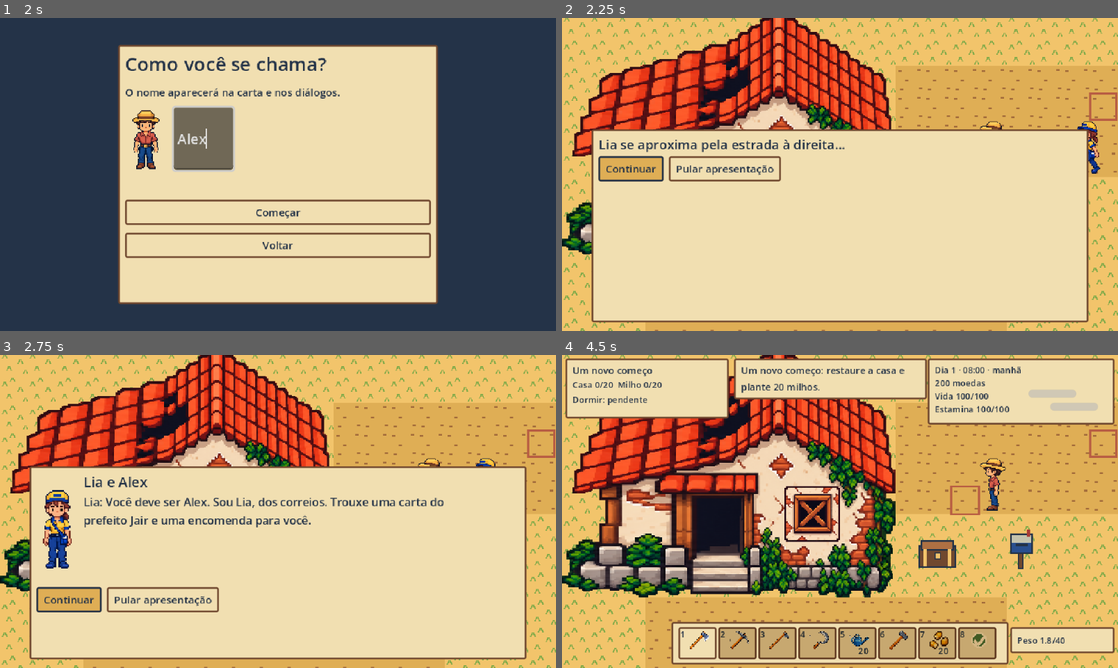
Above: before the commit, frames 1-4 (two rows, left to right).
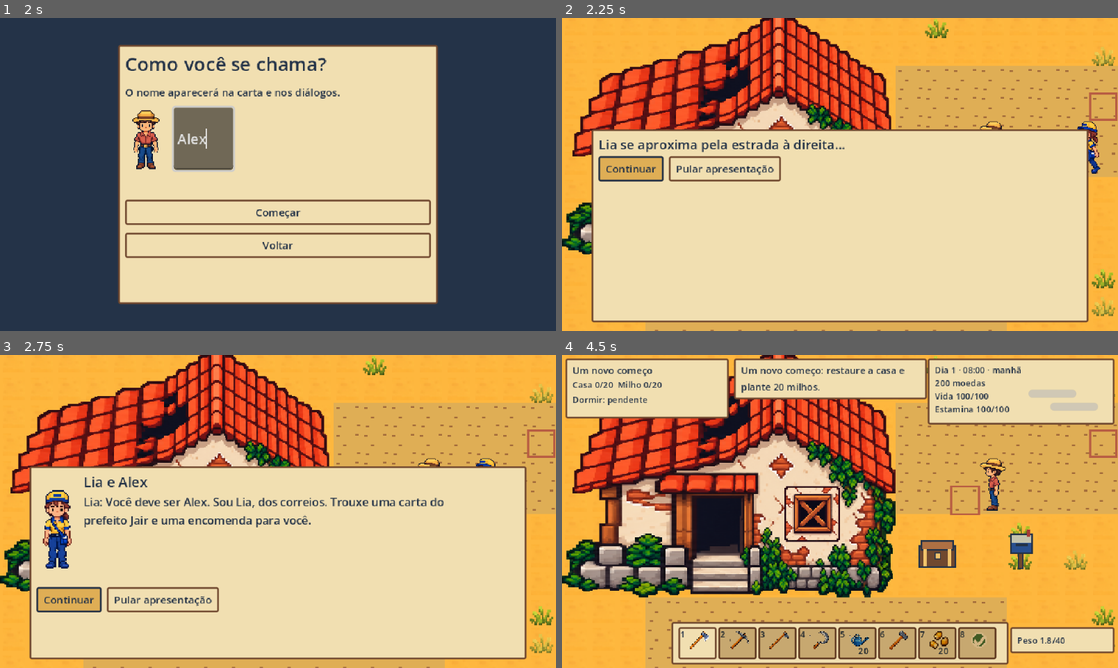
Above: after the commit, the same moments.

Repository: mvasconcelosdefarias01-cyber/Boa-Sorte-Game
Game: Godot game, scene res://main.tscn
Same seed, same stepped clock (60 frames per second), same inputs: the game is played once before the commit and once after it.
Inputs (mouse positions are in pixels of both pictures, inside the frame that each line leads up to):
- Up to frame 1 (2 s): click "Nova partida" at 0.5 s; click (205, 140) at 1.27 s; type "Alex" at 1.35 s
- Up to frame 2 (2.25 s): click "Começar" at 2 s
- Up to frame 3 (2.75 s): no input
- Up to frame 4 (4.5 s): tap Enter at 2.75 s; move the mouse to (962, 495) at 2.77 s; hold Right (ui_right) 2.78-3.5 s; tap 1 at 2.85 s; click (962, 495) at 2.92 s; tap Space at 3.02 s; click "Continuar" at 3.5 s; click "Pular apresentação" at 4.25 s

Frame 1 is identical in both runs. In frame 2, 19% of the frame differs, in the area x 0-100%, y 0-100%; in frame 3, 19%; in frame 4, 21%.

Commit message:
Integrate reference farm vegetation and terrain for stage 4

Diff:
--- a/scripts/game.gd
+++ b/scripts/game.gd
@@ -75,6 +75,7 @@
 var moving_this_frame := false
 var world_mouse_held := false
 var pointer_over_ui := false
+var impact_effects: Array[Dictionary] = []
 
 func _ready() -> void:
  font = ThemeDB.fallback_font
@@ -98,6 +99,7 @@
  food_pending = ""
  auto_save_accumulator = 0.0
  move_weight_accumulator = 0.0
+ impact_effects.clear()
 
 func new_game(player_name: String) -> bool:
  player_name = player_name.strip_edges()
@@ -172,6 +174,9 @@
 
 func _process(delta: float) -> void:
  elapsed += delta
+ for i in range(impact_effects.size()-1,-1,-1):
+  impact_effects[i].time -= delta
+  if impact_effects[i].time <= 0: impact_effects.remove_at(i)
  if not Input.is_mouse_button_pressed(MOUSE_BUTTON_LEFT): world_mouse_held = false
  transition_cooldown = maxf(0.0,transition_cooldown-delta)
  if mode != "PLAY": moving_this_frame = false
@@ -543,6 +548,8 @@
   if ob.kind.begins_with("trash"): cost = 1
   ob.hits -= 1
   if ob.hits <= 0:
+   if ob.kind.begins_with("stone"):
+    impact_effects.append({"id":"props/rock_%s_3" % ob.kind.trim_prefix("stone_"),"at":[p.x,p.y],"time":0.32})
    if ob.kind == "tree" and ob.stage == 3:
     ob.kind = "stump"; ob.hits = 2; ob.maxHits = 2
     drop_object(id,"tree_adult",p)
@@ -1133,6 +1140,7 @@
  if s.mapId == "FARM01":
   draw_farm_crops(false,player.y)
   draw_farm_props(false,player.y)
+  draw_impact_effects()
  if mode == "PLAY" or mode == "BUILD":
   var t = target_tile() if mode == "PLAY" else build_preview_tile
   var valid = action_check(selected_item(),t) == "" if mode == "PLAY" and TOOLS.has(selected_item()) else editor_item != "" and placement_error(editor_item,t,editor_rotation) == "" if mode == "BUILD" else false
@@ -1146,6 +1154,9 @@
 func draw_farm() -> void:
  var first = Vector2i(floori(camera_origin.x/TILE),floori(camera_origin.y/TILE))
  var last = first+Vector2i(21,13)
+ var occupied: Dictionary = {}
+ for id in s.objects:
+  if not s.objects[id].removed: occupied[key(tile_of(s.objects[id].at))] = true
  for y in range(maxi(0,first.y),mini(48,last.y)):
   for x in range(maxi(0,first.x),mini(64,last.x)):
    var p = Vector2i(x,y)
@@ -1162,7 +1173,10 @@
     asset("ground/soil_wet" if s.soil[key(p)].wateredDayId == s.day else "ground/soil_tilled",Vector2(p)*TILE+Vector2(16,32))
    elif (x >= 56 and y >= 9 and y <= 12) or (x >= 47 and x <= 59 and y >= 16 and y <= 18): asset("ground/path",Vector2(p)*TILE+Vector2(16,32))
    elif (x >= 40 and x <= 44 and y >= 22 and y <= 25) or (x >= 8 and x <= 17 and y >= 8 and y <= 15): asset("ground/soil_untilled",Vector2(p)*TILE+Vector2(16,32))
-   else: asset("ground/grass",Vector2(p)*TILE+Vector2(16,32))
+   else:
+    var sand_id = farm_sand_id(p)
+    asset(sand_id,Vector2(p)*TILE+Vector2(16,32))
+    if not occupied.has(key(p)) and farm_grass_clump(p): asset("props/grass_clump_%d" % (terrain_hash(p)%6+1),Vector2(p)*TILE+Vector2(16,32))
    if s.soil.has(key(p)):
     draw_rect(Rect2(Vector2(p)*TILE+Vector2(4,8),Vector2(24,15)),Color("70482f"),false,2)
  # The ruin sprite covers the reserved x8..17, y8..15 footprint.
@@ -1179,15 +1193,45 @@
  for p in [Vector2i(31,0),Vector2i(63,10),Vector2i(38,47)]:
   draw_rect(Rect2(Vector2(p)*TILE,Vector2(30,30)),Color("b85d43"),false,3)
 
+func terrain_hash(p: Vector2i) -> int:
+ return posmod(p.x*92821+p.y*68917+p.x*p.y*257,997)
+
+func farm_sand_id(p: Vector2i) -> String:
+ var patch = posmod(floori(p.x/4.0)*37+floori(p.y/4.0)*53,17)
+ if patch < 5 and terrain_hash(p)%7 < 5: return "ground/sand_variant_%d" % (terrain_hash(p)%3+1)
+ return "ground/grass"
+
+func farm_grass_clump(p: Vector2i) -> bool:
+ if p.x >= 43 and p.x <= 56 and p.y >= 5 and p.y <= 18: return false
+ if p.x >= 39 and p.x <= 45 and p.y >= 21 and p.y <= 26: return false
+ if p.x >= 7 and p.x <= 24 and p.y >= 30 and p.y <= 42: return false
+ var cluster = posmod(floori(p.x/3.0)*71+floori(p.y/3.0)*113,13)
+ return cluster < 3 and terrain_hash(p)%3 == 0
+
 func draw_farm_props(behind_actor: bool,actor_feet_y: float) -> void:
+ var visible: Array[String] = []
  for id in s.objects:
   var ob = s.objects[id]
   if ob.removed: continue
   var behind = (float(ob.at[1])+1.0)*TILE <= actor_feet_y
   if behind != behind_actor: continue
   var pos = Vector2(ob.at[0],ob.at[1])*TILE
-  if pos.x < camera_origin.x-96 or pos.x > camera_origin.x+SIZE.x+96 or pos.y < camera_origin.y-128 or pos.y > camera_origin.y+SIZE.y+96: continue
-  draw_prop(ob,pos)
+  if not prop_visible(prop_asset_id(ob),pos): continue
+  visible.append(id)
+ visible.sort_custom(func(a: String,b: String) -> bool: return int(s.objects[a].at[1]) < int(s.objects[b].at[1]) if int(s.objects[a].at[1]) != int(s.objects[b].at[1]) else a < b)
+ for id in visible: draw_prop(s.objects[id],Vector2(s.objects[id].at[0],s.objects[id].at[1])*TILE)
+
+func prop_visible(id: String,pos: Vector2) -> bool:
+ var size = asset_manifest.get(id,{}).get("size",[96,128])
+ var pivot = asset_manifest.get(id,{}).get("pivot",[48,128])
+ var anchor = pos+Vector2(16,32)
+ var bounds = Rect2(anchor-Vector2(pivot[0],pivot[1]),Vector2(size[0],size[1]))
+ return bounds.intersects(Rect2(camera_origin,Vector2(SIZE)))
+
+func draw_impact_effects() -> void:
+ for effect in impact_effects:
+  var p = tile_of(effect.at)
+  asset(str(effect.id),Vector2(p)*TILE+Vector2(16,32))
 
 func draw_farm_crops(behind_actor: bool,actor_feet_y: float) -> void:
  var visible: Array[Vector2i] = []
@@ -1209,24 +1253,30 @@
  draw_line(center,center+Vector2(0,-height),Color("245e46"),3)
  draw_circle(center+Vector2(0,-height),3+age,Color("4f7838"))
 
-func draw_prop(ob: Dictionary,pos: Vector2) -> void:
+func prop_asset_id(ob: Dictionary) -> String:
  var kind: String = ob.kind
- var id := ""
  match kind:
   "tree","stump":
    var species = ["umbu","juazeiro","catingueira","jurema"][int(ob.get("variant",0))%4]
-   id = "flora/object_tree_%s_%s" % [species,"stump" if kind == "stump" else "stage%d" % (int(ob.stage)+1)]
-  "bush": id = "props/bush_%d" % (int(ob.maxHits)%3+1)
-  "mandacaru": id = "props/mandacaru"
-  "cactus": id = "props/palma"
-  "stone_small": id = "props/rock_small_1"
-  "stone_medium": id = "props/rock_medium_1"
-  "stone_large": id = "props/rock_large_1"
-  "stick","log": id = "props/%s" % kind
-  "trash_metal": id = "icons/scrap"
-  "trash_plastic": id = "icons/trash"
+   return "flora/object_tree_%s_%s" % [species,"stump" if kind == "stump" else "stage%d" % (int(ob.stage)+1)]
+  "bush": return "props/bush_%d" % (int(ob.get("variant",0))%3+1)
+  "mandacaru","cactus":
+   var base = "mandacaru" if kind == "mandacaru" else "palma"
+   var variant = int(ob.get("variant",0))%3+1
+   return "props/%s%s" % [base,"" if variant == 1 else "_%d" % variant]
+  "stone_small","stone_medium","stone_large":
+   var rock_size = kind.trim_prefix("stone_")
+   return "props/rock_%s_%d" % [rock_size,1 if int(ob.hits) == int(ob.maxHits) else 2]
+  "stick","log": return "props/%s%s" % [kind,"" if int(ob.get("variant",0))%2 == 0 else "_2"]
+  "trash_metal": return "icons/scrap"
+  "trash_plastic": return "icons/trash"
+ return ""
+
+func draw_prop(ob: Dictionary,pos: Vector2) -> void:
+ var kind: String = ob.kind
+ var id = prop_asset_id(ob)
  if id != "" and asset(id,pos+Vector2(16,32)):
-  if ob.hits < ob.maxHits: draw_line(pos+Vector2(6,5),pos+Vector2(25,24),Color("f1dfb1"),2)
+  if ob.hits < ob.maxHits and not kind.begins_with("stone"): draw_line(pos+Vector2(6,5),pos+Vector2(25,24),Color("f1dfb1"),2)
   return
  if kind == "tree" or kind == "stump":
   var stage: int = ob.stage
--- /dev/null
+++ b/tests/land_stage4.gd
@@ -0,0 +1,75 @@
+extends SceneTree
+
+func _initialize() -> void: call_deferred("run")
+
+func run() -> void:
+ var g = load("res://main.tscn").instantiate()
+ root.add_child(g)
+ await process_frame
+ if not g.new_game("Ana"):
+  push_error("Não iniciou partida")
+  quit(1); return
+ g.finish_intro()
+ g.s.liaExited = true
+ g.mode = "PLAY"
+ var species = ["umbu","juazeiro","catingueira","jurema"]
+ for id in g.s.objects:
+  var ob = g.s.objects[id]
+  if ob.kind == "tree":
+   var expected = "flora/object_tree_%s_stage%d" % [species[int(ob.variant)%4],int(ob.stage)+1]
+   if g.prop_asset_id(ob) != expected or not g.asset_textures.has(expected):
+    push_error("Espécie/fase incorreta: "+id)
+    quit(1); return
+  elif ob.kind in ["bush","mandacaru","cactus","stick","log"] and not g.asset_textures.has(g.prop_asset_id(ob)):
+   push_error("Variante ausente: "+id)
+   quit(1); return
+ var adult = g.asset_manifest["flora/object_tree_umbu_stage4"]
+ g.camera_origin = Vector2(100,100)
+ if int(adult.size[0]) != 144 or int(adult.size[1]) != 144 or int(adult.pivot[0]) != 72 or int(adult.pivot[1]) != 144 or not g.prop_visible("flora/object_tree_umbu_stage4",Vector2(20,110)) or g.prop_visible("flora/object_tree_umbu_stage4",Vector2(-200,-200)):
+  push_error("Copa adulta ou culling pelo pivô incorreto")
+  quit(1); return
+ for id in ["ground/grass","ground/sand_variant_1","ground/sand_variant_2","ground/sand_variant_3"]:
+  if not g.asset_textures.has(id):
+   push_error("Terreno ausente: "+id)
+   quit(1); return
+ for i in range(1,7):
+  if not g.asset_textures.has("props/grass_clump_%d" % i):
+   push_error("Capim ausente: %d" % i)
+   quit(1); return
+ var before = g.farm_sand_id(Vector2i(26,24))
+ if before != g.farm_sand_id(Vector2i(26,24)) or g.farm_grass_clump(Vector2i(40,22)) or g.farm_grass_clump(Vector2i(49,16)):
+  push_error("Terreno mudou ou invade horta/porta")
+  quit(1); return
+ var rock = g.s.objects["stone_medium_00"]
+ var p = g.tile_of(rock.at)
+ g.s.position = [p.x+1,p.y]
+ var stamina = int(g.s.stamina)
+ if g.resolve_action("TOOL_AXE",p) or int(g.s.stamina) != stamina:
+  push_error("Ferramenta incorreta gastou energia")
+  quit(1); return
+ if g.prop_asset_id(rock) != "props/rock_medium_1" or not g.resolve_action("TOOL_PICK",p) or g.prop_asset_id(rock) != "props/rock_medium_2":
+  push_error("Rocha não mostra dano rachado")
+  quit(1); return
+ g.resolve_action("TOOL_PICK",p)
+ g.resolve_action("TOOL_PICK",p)
+ if not rock.removed or g.impact_effects.size() != 1 or g.impact_effects[0].id != "props/rock_medium_3":
+  push_error("Fragmentos não aparecem só no golpe final")
+  quit(1); return
+ var stone_drop = false
+ for id in g.s.drops:
+  if g.s.drops[id].item == "stone" and int(g.s.drops[id].amount) == 3: stone_drop = true
+ if not stone_drop:
+  push_error("Recompensa da rocha média mudou")
+  quit(1); return
+ g._process(0.4)
+ if not g.impact_effects.is_empty():
+  push_error("Fragmentos persistiram após impacto")
+  quit(1); return
+ if not g.asset_textures.has("props/rock_medium_3"):
+  push_error("Sprite de fragmentos ausente")
+  quit(1); return
+ print("LAND PASS: 4 espécies, variantes, terreno determinístico, ferramenta, rocha intacta/rachada/fragmentos")
+ g.audio_player.stop(); g.audio_player.stream = null; g.sounds.clear(); g.asset_textures.clear()
+ g.queue_free(); g = null
+ await process_frame
+ quit(0)
Not shown, changed: assets/manifest.json
Binary file added: assets/sources/reference_stage4/cacti.png
Binary file added: assets/sources/reference_stage4/farm_concept.png
Binary file added: assets/sources/reference_stage4/grass.png
Binary file added: assets/sources/reference_stage4/rocks.png
Binary file added: assets/sources/reference_stage4/trees.png
Binary file added: assets/sources/reference_stage4/wood.png
Binary file changed: assets/sprites/flora/object_tree_catingueira_stage1.png
Binary file changed: assets/sprites/flora/object_tree_catingueira_stage2.png
Binary file changed: assets/sprites/flora/object_tree_catingueira_stage3.png
Binary file changed: assets/sprites/flora/object_tree_catingueira_stage4.png
Binary file changed: assets/sprites/flora/object_tree_catingueira_stump.png
(and 75 more such lines)
